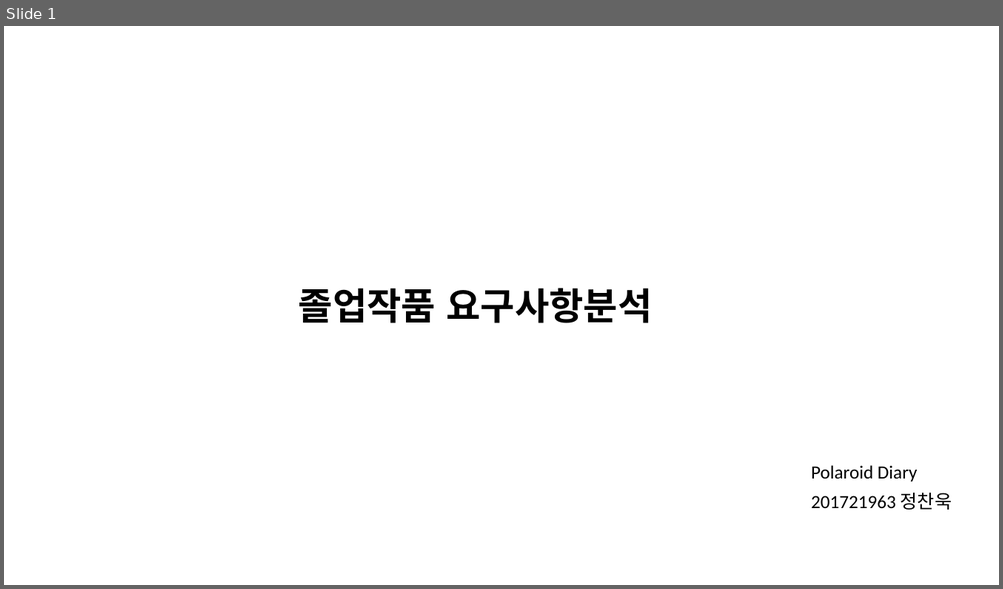
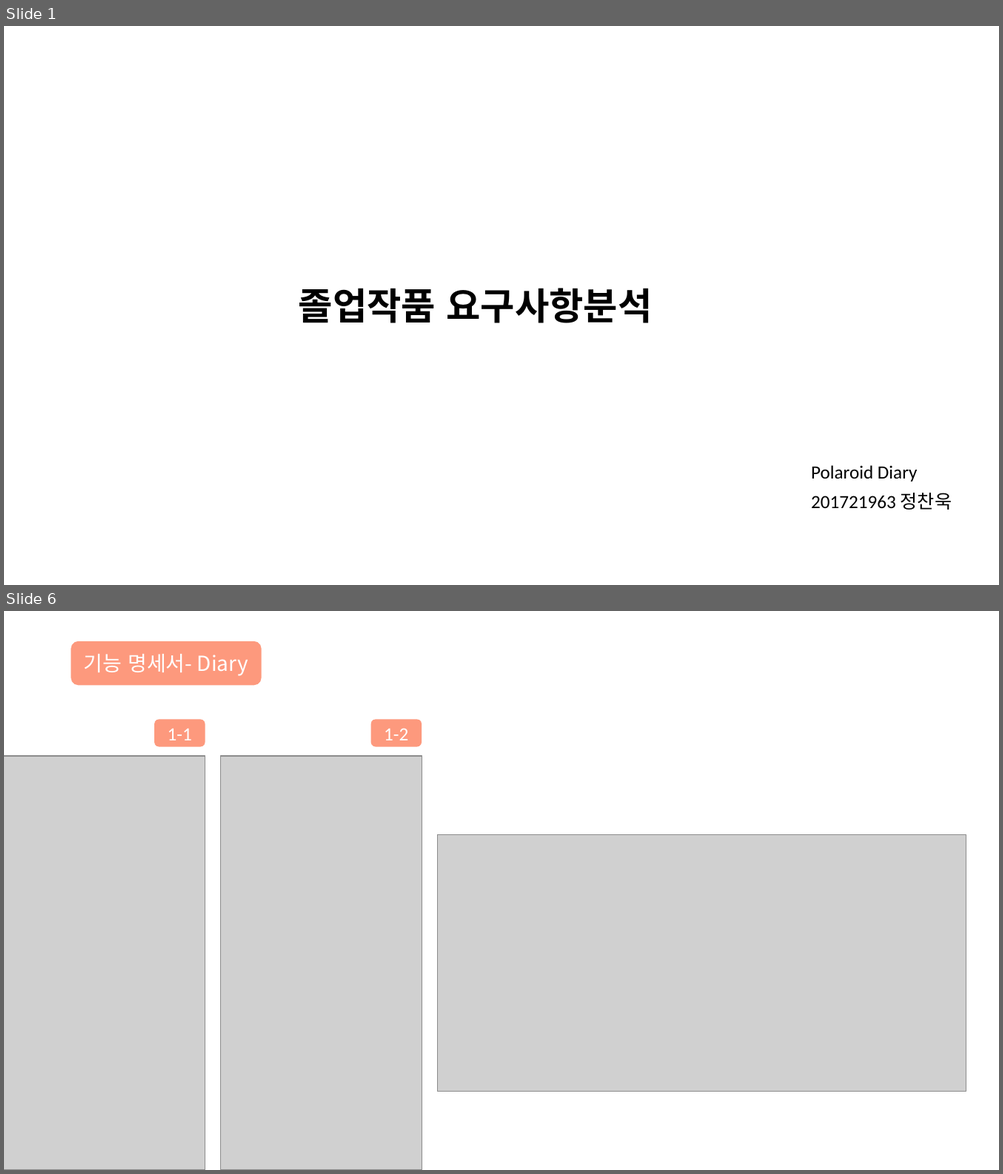
Before and after one commit to chaeHaram/University, a slide deck: 4-1/소프트웨어 종합설계/7주차/졸업작품 요구사항분석.pptx. Shown one above the other, each under a label of ours: slide 1 before the commit, slides 1 and 6 after it; the slides between them are not shown. The pictures are 1003x589 and 1003x1174 pixels, drawn with LibreOffice and Linux fonts; fonts in the diff are those of the drawing; grey boxes stand for pictures. Boxes give left, top, right and bottom in pixels: in the first picture for what was removed or moved away, otherwise in the second. Text is boxed around its words. In the diff, an @@ line names an element or a change of style, - is before the commit and + after.

```diff
--- a/4-1/소프트웨어 종합설계/7주차/졸업작품 요구사항분석.pptx
+++ b/4-1/소프트웨어 종합설계/7주차/졸업작품 요구사항분석.pptx
@@ slide 6 added at [4,611,999,1170], background #FFFFFF @@
@@ rounded rectangle added at [71,641,262,686], fill #FD997D, 20 pt, text #FFFFFF @@
+기능 명세서- Diary
@@ rounded rectangle added at [155,719,205,747], fill #FD997D, 18 pt, text #FFFFFF @@
+1-1
@@ rounded rectangle added at [371,719,422,747], fill #FD997D, 18 pt, text #FFFFFF @@
+1-2
@@ picture added at [4,756,205,1170] @@
@@ picture added at [220,756,421,1170] @@
@@ picture added at [437,834,966,1091] @@
```
Also in this commit, not shown: 1 slide changed, 7 other slides added, 12 other files.
